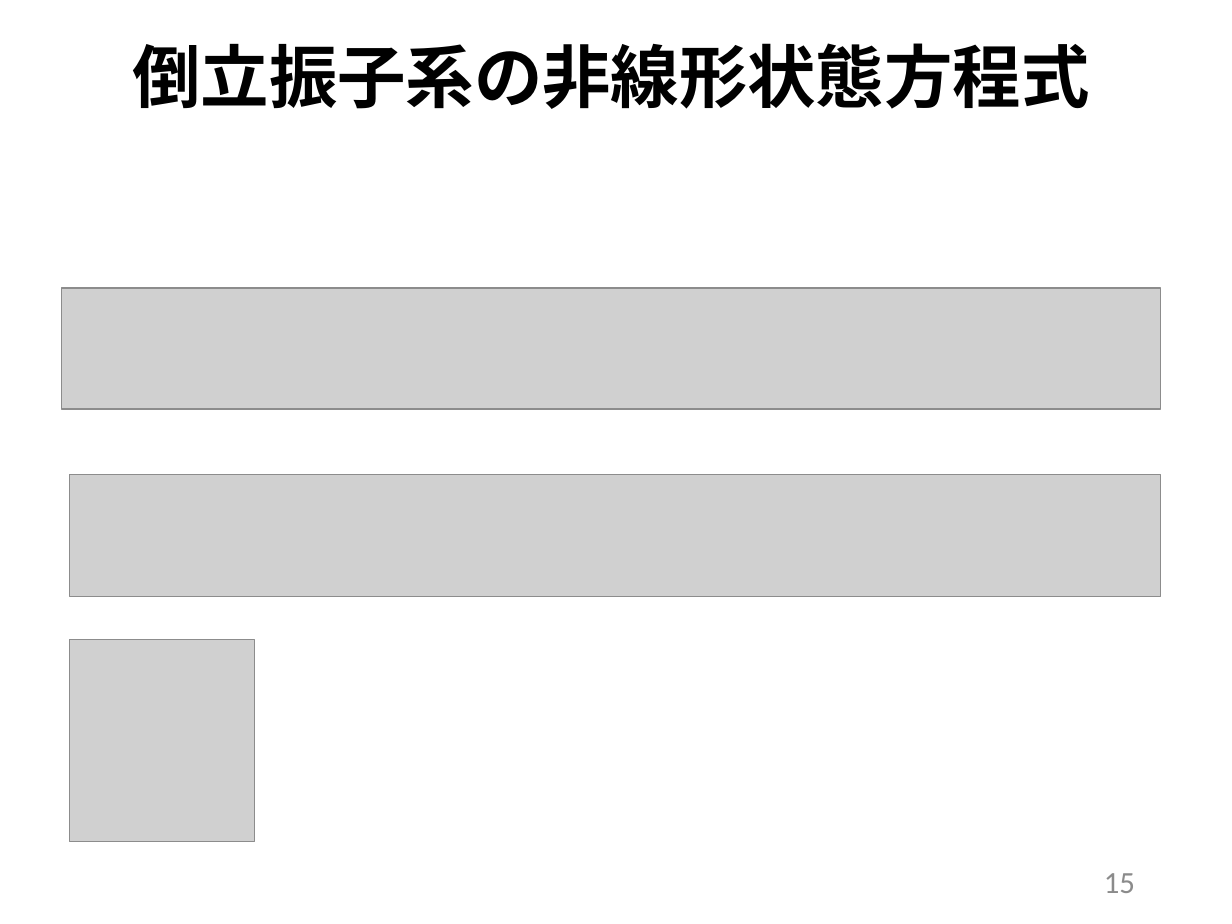
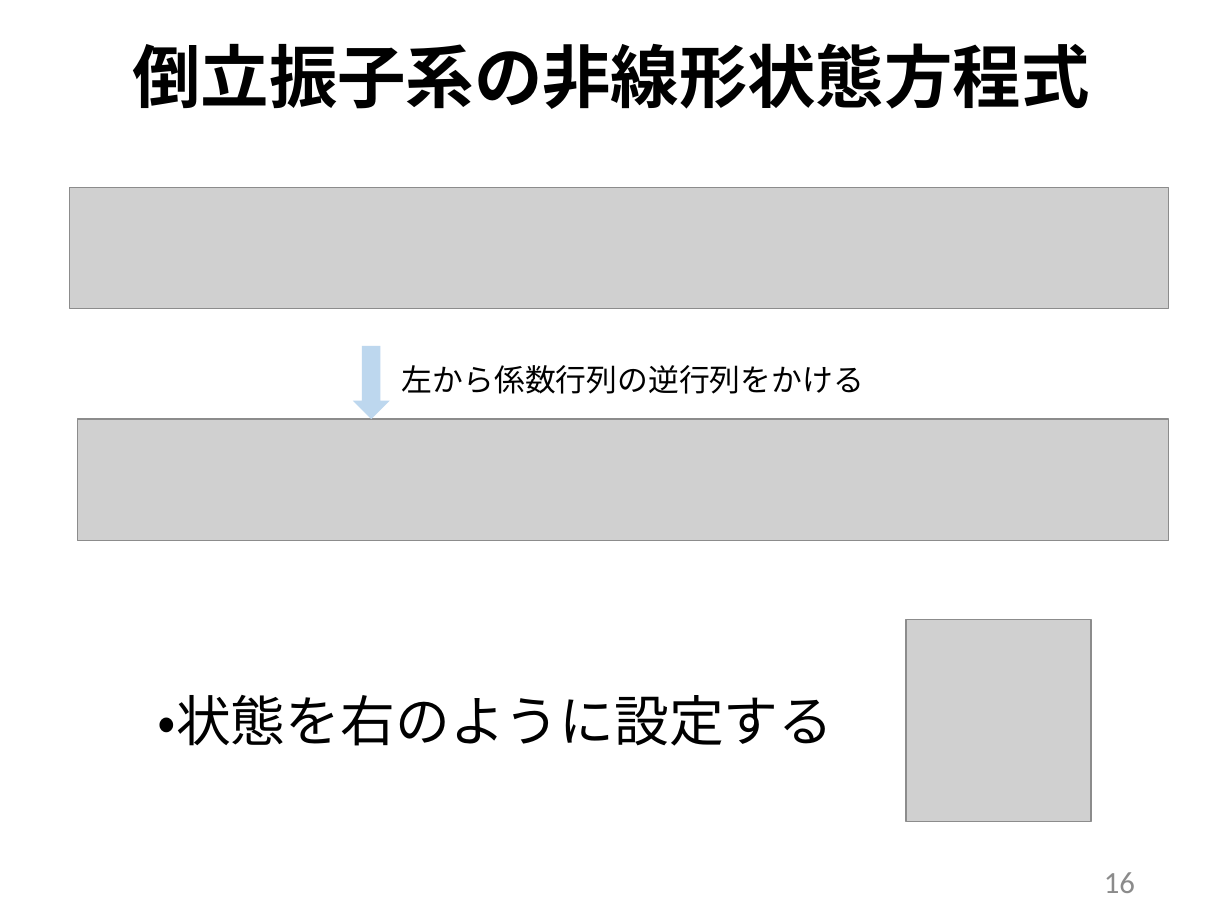
Before and after one commit to arabian9ts/Pendulum, a slide deck: slide 16 of presentation/pendulum_theory.pptx (slide 15 before the commit). Drawn at 1232x924 pixels with LibreOffice and Linux fonts; fonts in the diff are those of the drawing; grey boxes stand for pictures. Boxes give left, top, right and bottom in pixels: in the first picture for what was removed or moved away, otherwise in the second. Text is boxed around its words. In the diff, an @@ line names an element or a change of style, - is before the commit and + after.

```diff
--- a/presentation/pendulum_theory.pptx
+++ b/presentation/pendulum_theory.pptx
@@ picture: place and size @@
-picture at box(62, 288, 1161, 409)
+picture at box(69, 187, 1168, 308)
@@ down arrow added at box(352, 346, 389, 420), fill #BDD7EE @@
@@ text added at box(402, 365, 864, 394), 18 pt, text #000000 @@
+左から係数行列の逆行列をかける
@@ picture: place and size @@
-picture at box(69, 474, 1161, 596)
+picture at box(78, 419, 1169, 541)
@@ picture: place and size @@
-picture at box(69, 639, 254, 841)
+picture at box(906, 620, 1090, 822)
@@ text added at box(158, 695, 834, 746), 32 pt, text #000000 @@
+・状態を右のように設定する
@@ page number at box(1104, 872, 1135, 893): text changed @@
-15
+16
```
Also in this commit, not shown: 16 other slides changed, 2 slides added, 1 slide removed.
